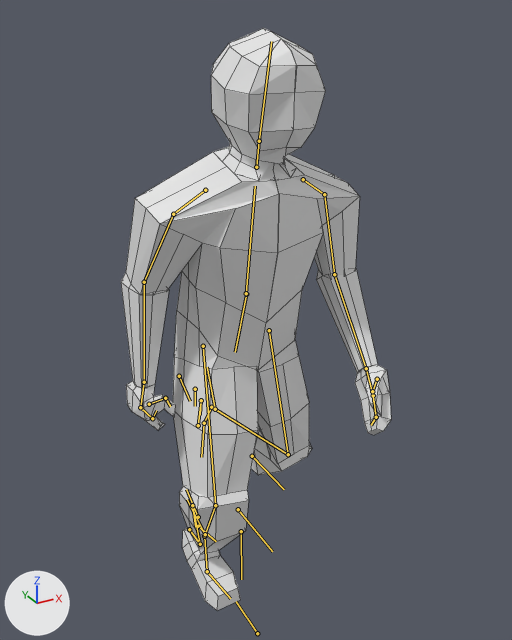
The Blender file characters/player/Char/char.blend as it was, and as the next commit left it.
Rendered twice from a 50 mm camera at (-2.18, -4.16, 4.55) aimed at (0.18, 0.13, 2.41). Every picture has the same lights, and +X, +Y and +Z are marked at lower left. Both versions are drawn at frame 13 of the action 'running_loop'; the numbers are the values there. The bones that bend it are drawn over the model as lines. Mesh edges are drawn as thin lines.

Objects in the first picture: 'Char'.
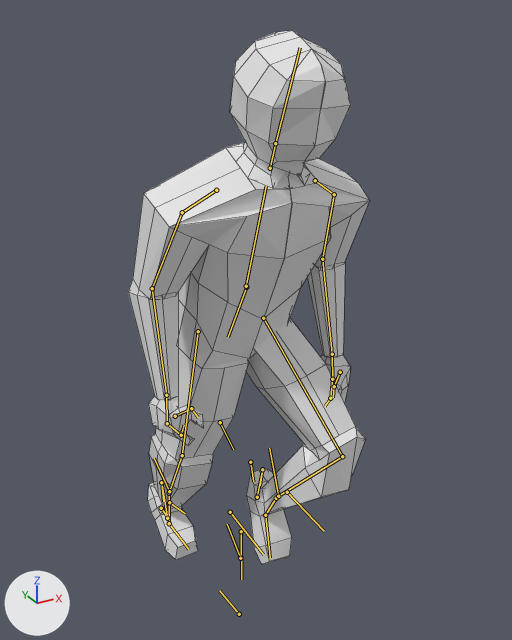
What differs and where, as boxes [x1, y1, x2, y2] in the pictures (512 x 640 px):
'Char', posed (10% narrower, 8% shorter)
    before: [121, 28, 391, 611]
    after: [128, 30, 370, 564]
bone 'pelvis', root to tip
    before: (246, 294) to (235, 352)
    after: (246, 287) to (228, 337)
bone 'spine', root to tip
    before: (246, 293) to (255, 186)
    after: (246, 286) to (266, 186)
bone 'arm.L', root to tip
    before: (324, 194) to (334, 274)
    after: (334, 194) to (322, 259)
bone 'forearm.L', root to tip
    before: (334, 274) to (366, 368)
    after: (322, 259) to (332, 354)
bone 'arm.R', root to tip
    before: (173, 214) to (144, 282)
    after: (182, 212) to (152, 288)
bone 'forearm.R', root to tip
    before: (144, 282) to (144, 382)
    after: (152, 288) to (166, 395)
bone 'CTRL-toe-roll.L', root to tip
    before: (198, 517) to (186, 489)
    after: (240, 558) to (227, 524)
bone 'IK-toe.L', root to tip
    before: (179, 376) to (190, 401)
    after: (220, 422) to (233, 449)
bone 'CTRL-heel-roll.L', root to tip
    before: (195, 389) to (195, 406)
    after: (250, 462) to (253, 481)
bone 'CTRL-foot-roll.L', root to tip
    before: (198, 425) to (201, 400)
    after: (257, 497) to (262, 469)
bone 'IK-leg.L', root to tip
    before: (215, 409) to (207, 367)
    after: (278, 496) to (269, 448)
bone 'IK-target-leg.L', root to tip
    before: (252, 456) to (284, 489)
    after: (287, 492) to (324, 531)
bone 'CTRL-toe-roll.R', root to tip
    before: (257, 633) to (236, 601)
    after: (239, 614) to (219, 590)
bone 'IK-toe.R', root to tip
    before: (198, 526) to (216, 541)
    after: (169, 502) to (185, 513)
bone 'CTRL-heel-roll.R', root to tip
    before: (189, 529) to (198, 542)
    after: (161, 508) to (169, 519)
bone 'CTRL-foot-roll.R', root to tip
    before: (200, 544) to (192, 505)
    after: (167, 518) to (161, 482)
bone 'IK-leg.R', root to tip
    before: (205, 534) to (187, 499)
    after: (169, 491) to (154, 458)
bone 'IK-target-leg.R', root to tip
    before: (238, 509) to (272, 551)
    after: (230, 512) to (263, 554)

What the commit changed:
Bone 'pelvis' (bone_pelvis) moves from (0.041, 0.165, 0.057) to (0.038, 0.109, 0.052).
Bone 'pelvis' (bone_pelvis) turns from (-10, 1, 8) to (-18, 2, 12) degrees about its own x, y and z.
Bone 'spine' (bone_spine) turns from (2, -2, 0) to (2, -2, 1) degrees about its own x, y and z.
Bone 'arm.L' (bone_arm_l) turns from (-42, -8, -18) to (-46, 2, -8) degrees about its own x, y and z.
Bone 'forearm.L' (bone_forearm_l) turns from (-2, -4, -43) to (0, -3, -37) degrees about its own x, y and z.
Bone 'arm.R' (bone_arm_r) turns from (-49, -13, 0) to (-46, -2, 8) degrees about its own x, y and z.
Bone 'forearm.R' (bone_forearm_r) turns from (2, 3, 30) to (0, 3, 37) degrees about its own x, y and z.
Bone 'CTRL-toe-roll.L' (bone_ctrl_toe_roll_l) moves from (-0.01, 1.451, -0.392) to (-0.076, 0.733, -0.277).
Bone 'CTRL-toe-roll.L' (bone_ctrl_toe_roll_l) turns from (3, 3, 14) to (4, 3, 20) degrees about its own x, y and z.
Bone 'IK-toe.L' (bone_ik_toe_l) moves from (-0.16, -0.481, 0.726) to (-0.113, -0.356, 0.529).
Bone 'IK-toe.L' (bone_ik_toe_l) turns from (-5, 0, 0) to (7, 0, 0) degrees about its own x, y and z.
Bone 'CTRL-heel-roll.L' (bone_ctrl_heel_roll_l) moves from (-0.033, 0.376, 0.203) to (-0.061, 0.62, 0.124).
Bone 'CTRL-heel-roll.L' (bone_ctrl_heel_roll_l) turns from (-53, -5, 2) to (-37, -3, 1) degrees about its own x, y and z.
Bone 'CTRL-foot-roll.L' (bone_ctrl_foot_roll_l) moves from (0.0, -0.016, 0.03) to (0.007, 0.032, 0.089).
Bone 'CTRL-foot-roll.L' (bone_ctrl_foot_roll_l) turns from (10, 0, -1) to (-9, 0, 1) degrees about its own x, y and z.
Bone 'IK-leg.L' (bone_ik_leg_l) moves from (0.007, -0.087, 0.278) to (0.018, -0.213, 0.163).
Bone 'IK-target-leg.L' (bone_ik_target_leg_l) moves from (0.112, -0.524, -0.142) to (0.091, 0.005, -0.164).
Bone 'CTRL-toe-roll.R' (bone_ctrl_toe_roll_r) moves from (-0.086, 0.082, -0.179) to (-0.153, 0.376, -0.182).
Bone 'CTRL-toe-roll.R' (bone_ctrl_toe_roll_r) turns from (0, 0, -6) to (0, 0, 7) degrees about its own x, y and z.
Bone 'IK-toe.R' (bone_ik_toe_r) moves from (0.064, -0.252, 0.308) to (0.113, -0.356, 0.529).
Bone 'IK-toe.R' (bone_ik_toe_r) turns from (20, -1, 0) to (12, -1, 0) degrees about its own x, y and z.
Bone 'CTRL-heel-roll.R' (bone_ctrl_heel_roll_r) moves from (-0.024, -0.23, -0.138) to (-0.031, -0.305, -0.147).
Bone 'CTRL-heel-roll.R' (bone_ctrl_heel_roll_r) turns from (-21, 2, 0) to (-26, 3, 0) degrees about its own x, y and z.
Bone 'CTRL-foot-roll.R' (bone_ctrl_foot_roll_r) moves from (-0.002, 0.145, 0.077) to (-0.004, 0.178, 0.12).
Bone 'CTRL-foot-roll.R' (bone_ctrl_foot_roll_r) turns from (-10, 0, -1) to (-14, 0, -1) degrees about its own x, y and z.
Bone 'IK-leg.R' (bone_ik_leg_r) moves from (-0.03, -0.337, 0.035) to (-0.018, -0.213, 0.163).
Bone 'IK-target-leg.R' (bone_ik_target_leg_r) moves from (-0.099, 0.007, -0.167) to (-0.031, 0.005, -0.164).
